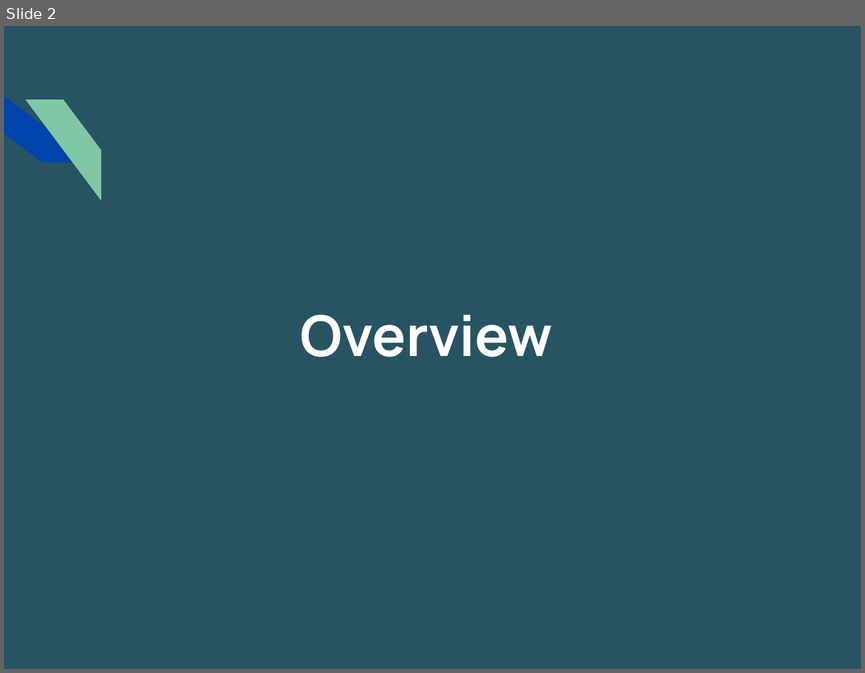
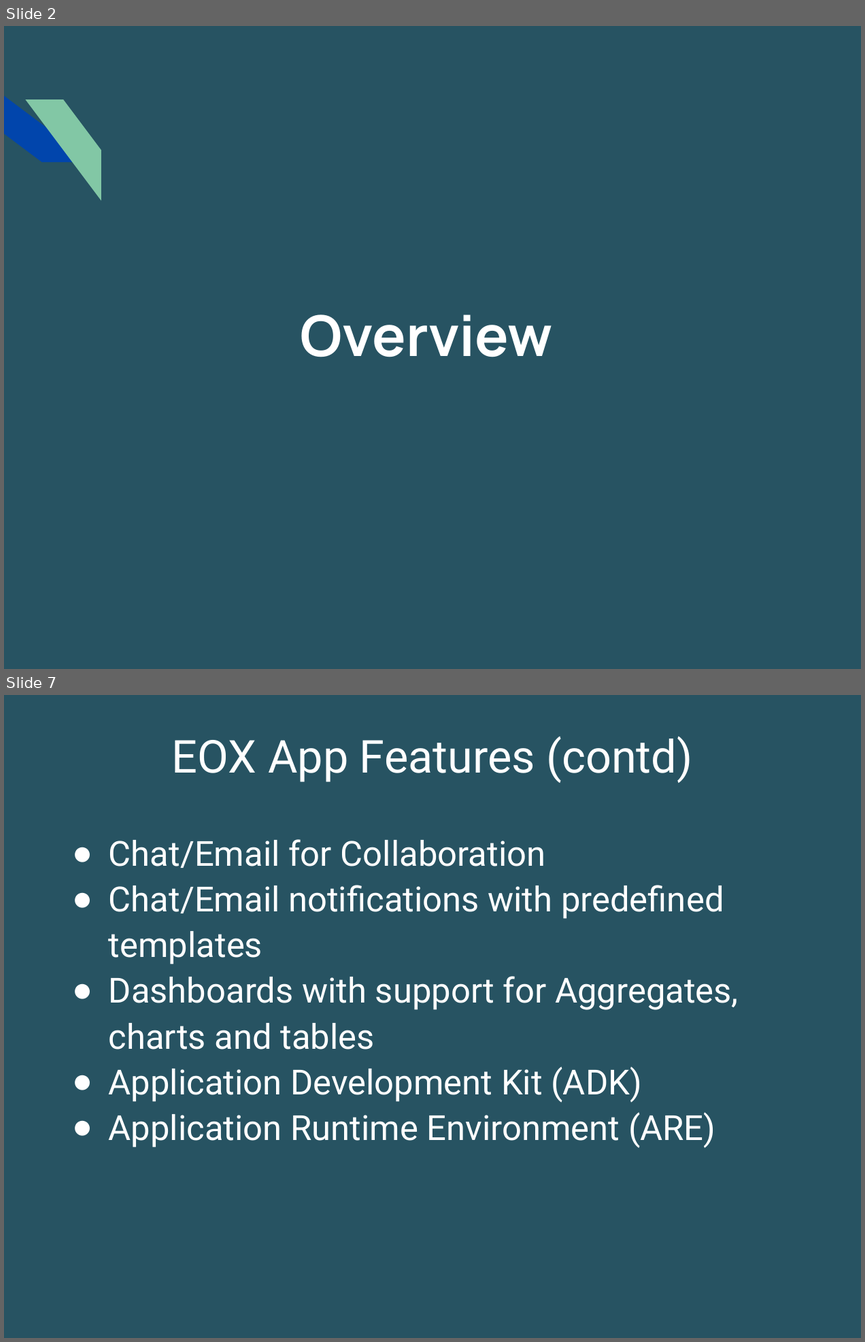
Before and after one commit to vijayeox/jenkinsdemo-API, a slide deck: Docs/EOX Application Development.pptx. Shown one above the other, each under a label of ours: slide 2 before the commit, slides 2 and 7 after it; the slides between them are not shown. The pictures are 865x673 and 865x1342 pixels, drawn with LibreOffice and Linux fonts; fonts in the diff are those of the drawing; background and template pictures are left out. Boxes give left, top, right and bottom in pixels: in the first picture for what was removed or moved away, otherwise in the second. Text is boxed around its words. In the diff, an @@ line names an element or a change of style, - is before the commit and + after.

Commit message:
Minor edits to update the app builder components and features

```diff
--- a/Docs/EOX Application Development.pptx
+++ b/Docs/EOX Application Development.pptx
@@ slide 7 added at <box>4,695,861,1338</box>, background #275362 @@
@@ text added at <box>172,736,692,783</box>, 42 pt, text #FFFFFF @@
+EOX App Features (contd)
@@ text added at <box>109,839,738,1148</box>, 32 pt, text #FFFFFF @@
+● Chat/Email for Collaboration
+● Chat/Email notifications with predefined templates
+● Dashboards with support for Aggregates, charts and tables
+● Application Development Kit (ADK)
+● Application Runtime Environment (ARE)
```
Also in this commit, not shown: 3 slides changed, 1 other slide added, 1 slide removed.
